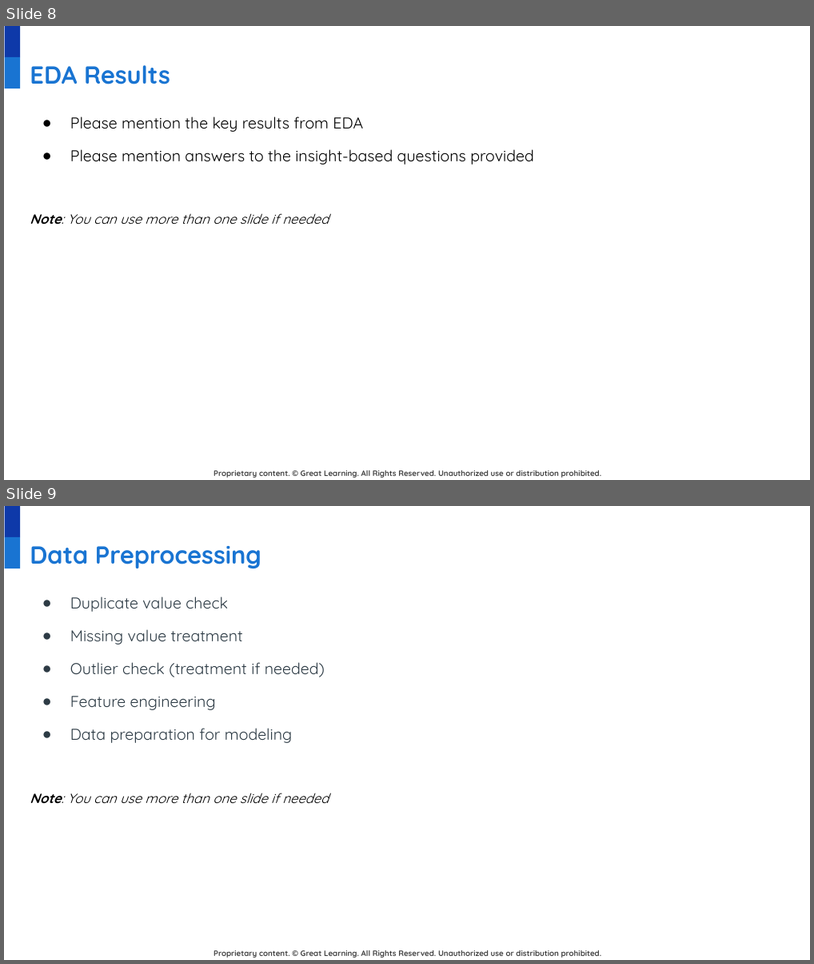
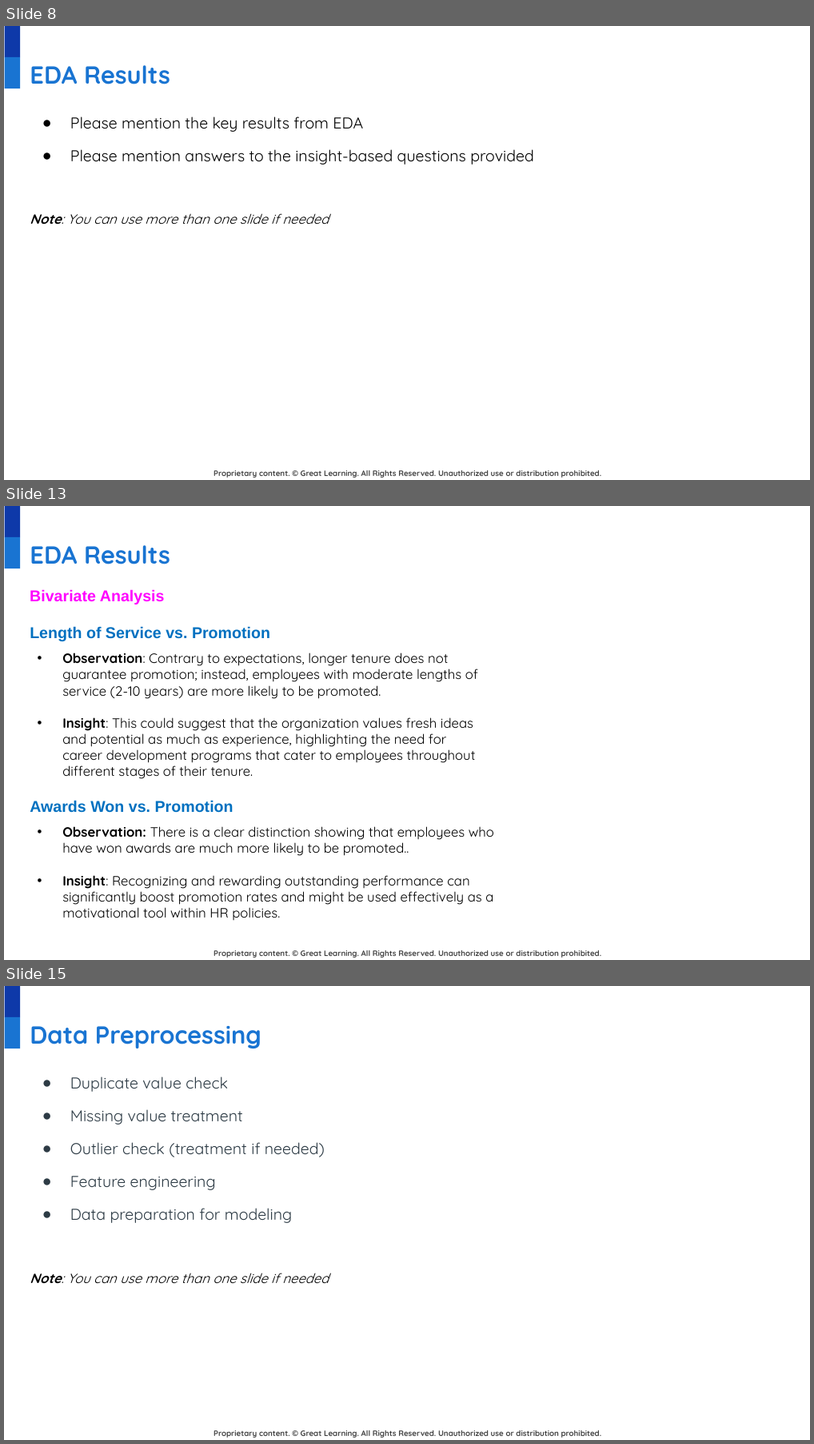
Before and after one commit to developer20sujeet/Python_For_AIML_DataScience, a slide deck: GreatLearningProject/Advanced ML/LowCode_Additional__Project_AML.pptx. Shown one above the other, each under a label of ours: slides 8 and 9 before the commit, slides 8, 13 and 15 after it; the slides between them are not shown. The pictures are 814x964 and 814x1444 pixels, drawn with LibreOffice and Linux fonts; fonts in the diff are those of the drawing; background and template pictures are left out. Boxes give left, top, right and bottom in pixels: in the first picture for what was removed or moved away, otherwise in the second. Text is boxed around its words. In the diff, an @@ line names an element or a change of style, - is before the commit and + after.

```diff
--- a/GreatLearningProject/Advanced ML/LowCode_Additional__Project_AML.pptx
+++ b/GreatLearningProject/Advanced ML/LowCode_Additional__Project_AML.pptx
@@ slide 13 added at <box>4,506,810,960</box>, background #FFFFFF; not listed: 3 template elements that a slide beside it also shows @@
@@ title added at <box>30,545,170,564</box>, 22 pt, text #1974D2, bold @@
+EDA Results
@@ text added at <box>30,589,165,604</box>, 14 pt, text #FF00FF, bold @@
+Bivariate Analysis
@@ text added at <box>30,626,270,641</box>, 14 pt, text #0070C0, bold @@
+Length of Service vs. Promotion
@@ text added at <box>62,652,478,779</box>, 12 pt, text #000000 @@
+• Observation: Contrary to expectations, longer tenure does not guarantee promotion; instead, employees with moderate lengths of service (2-10 years) are more likely to be promoted.
+• Insight: This could suggest that the organization values fresh ideas and potential as much as experience, highlighting the need for career development programs that cater to employees throughout different stages of their tenure.
@@ text added at <box>30,800,234,812</box>, 14 pt, text #0070C0, bold @@
+Awards Won vs. Promotion
@@ text added at <box>62,826,494,920</box>, 12 pt, text #000000 @@
+• Observation: There is a clear distinction showing that employees who have won awards are much more likely to be promoted..
+• Insight: Recognizing and rewarding outstanding performance can significantly boost promotion rates and might be used effectively as a motivational tool within HR policies.
@@ what was slide 9 is now slide 15 @@
```
Also in this commit, not shown: 5 other slides added.
